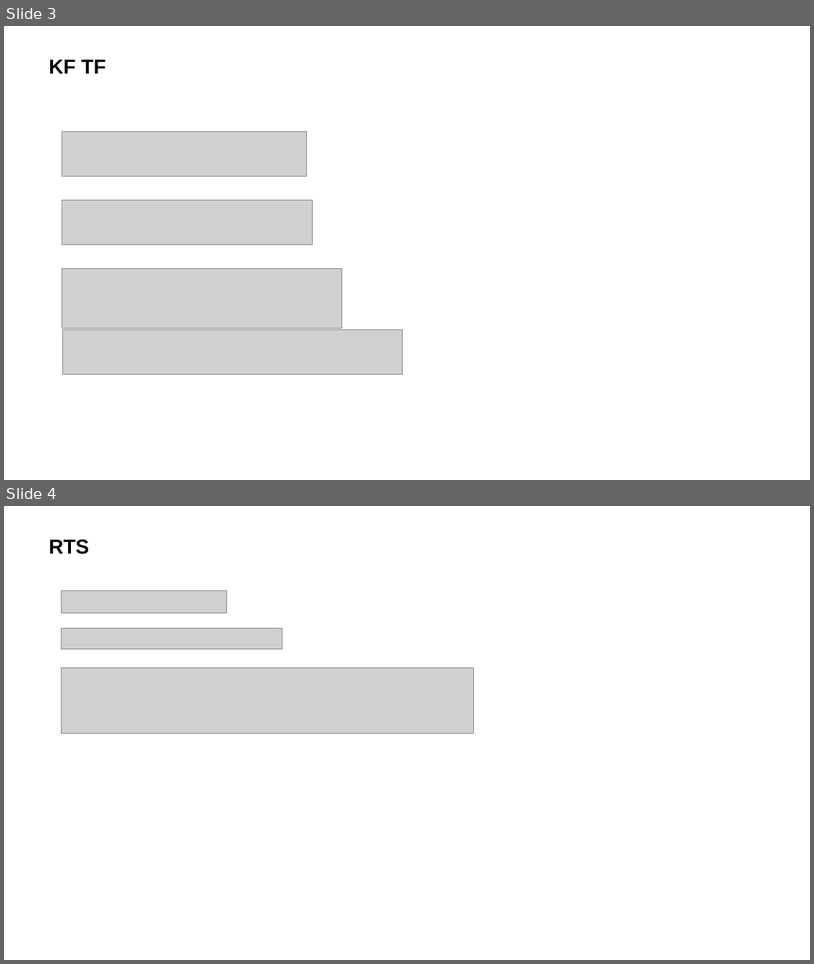
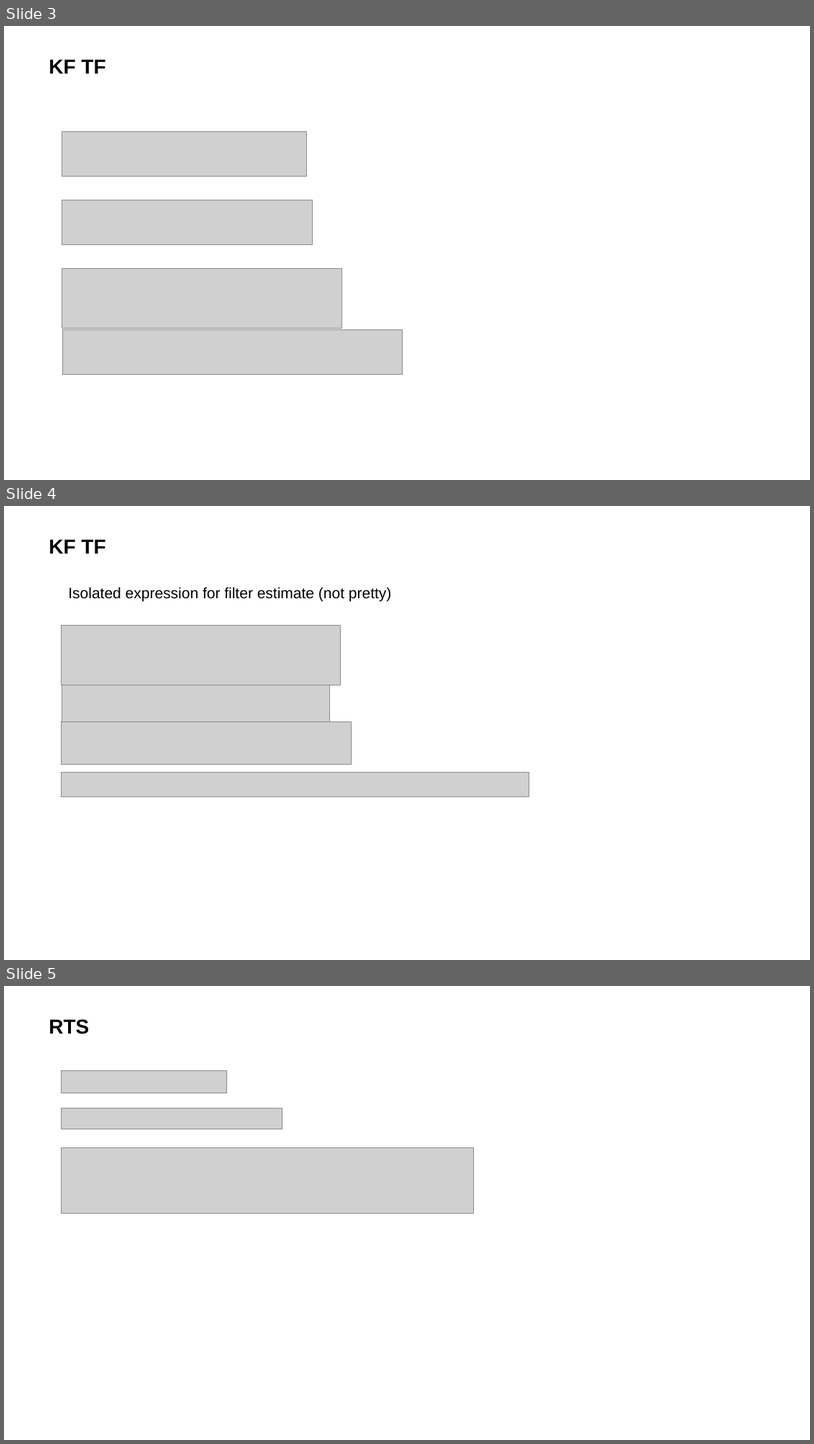
Before and after one commit to Oyvindwpetersen/ssm_tools, a slide deck: doc/TF.pptx. Shown one above the other, each under a label of ours: slides 3 and 4 before the commit, slides 3, 4 and 5 after it. The pictures are 814x964 and 814x1444 pixels, drawn with LibreOffice and Linux fonts; fonts in the diff are those of the drawing; grey boxes stand for pictures; background and template pictures are left out. Boxes give left, top, right and bottom in pixels: in the first picture for what was removed or moved away, otherwise in the second. Text is boxed around its words. In the diff, an @@ line names an element or a change of style, - is before the commit and + after.

Commit message:
doc tf

```diff
--- a/doc/TF.pptx
+++ b/doc/TF.pptx
@@ slide 4 added at (4,506,810,960), background #FFFFFF; not listed: 1 template element that a slide beside it also shows @@
@@ title added at (49,539,106,554), 24 pt, text #000000, bold @@
+KF TF
@@ text added at (68,587,391,601), 18 pt, text #000000 @@
+Isolated expression for filter estimate (not pretty)
@@ picture added at (61,626,341,685) @@
@@ picture added at (62,685,330,728) @@
@@ picture added at (61,721,351,764) @@
@@ picture added at (61,772,529,797) @@
@@ what was slide 4 is now slide 5 @@
```
